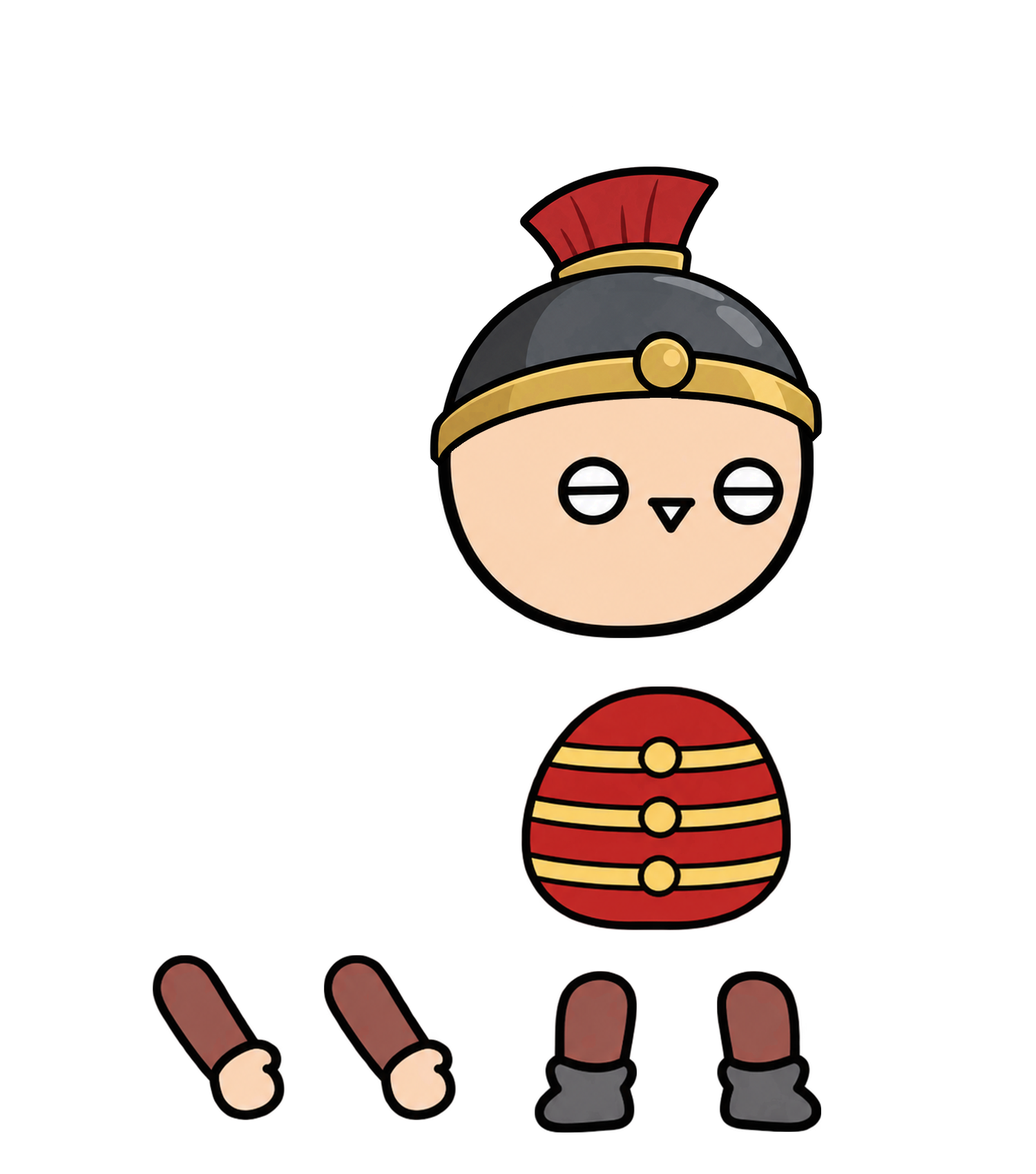
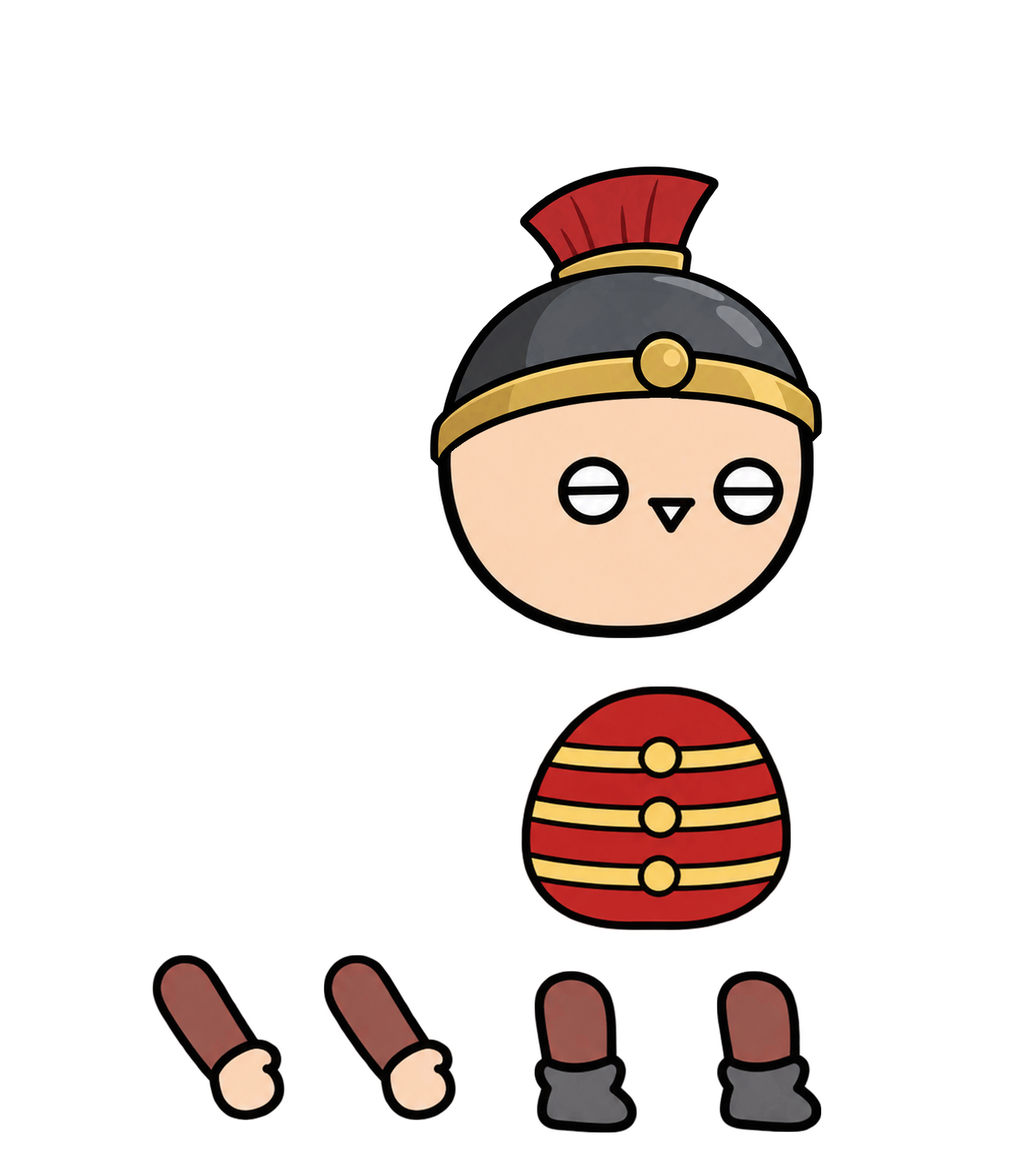
Layers edited between the first and the second 1036×1174 image:
painted on "다리1" over [534, 970, 637, 1133]
